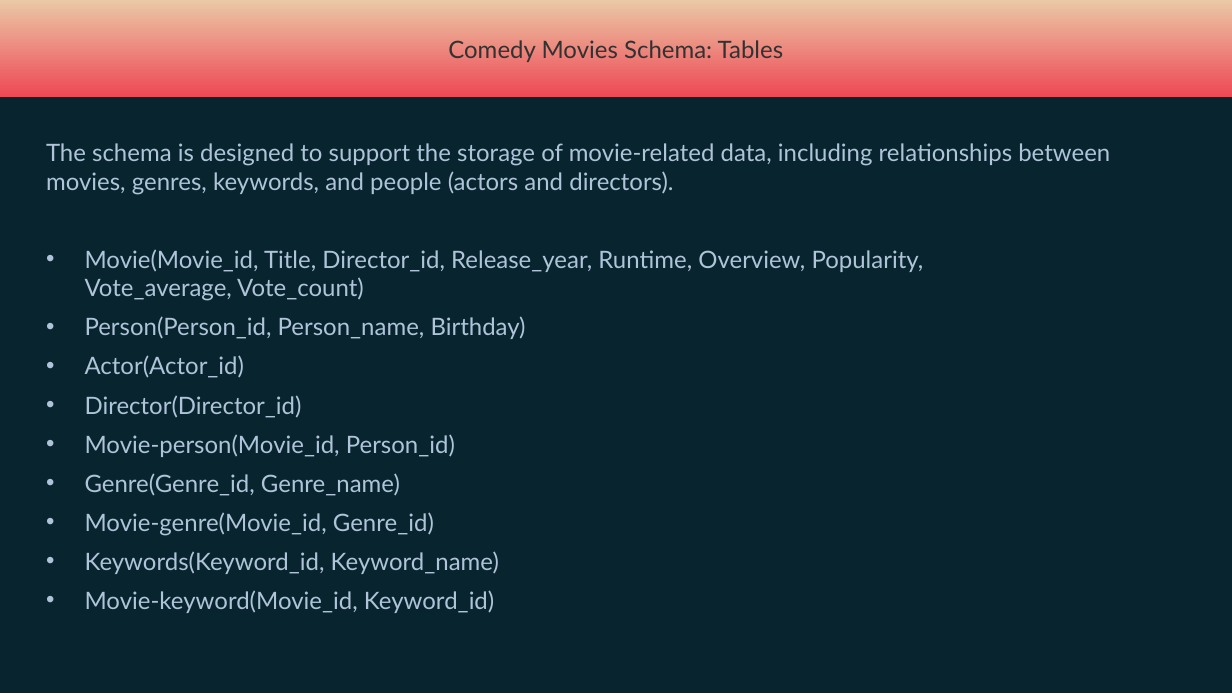
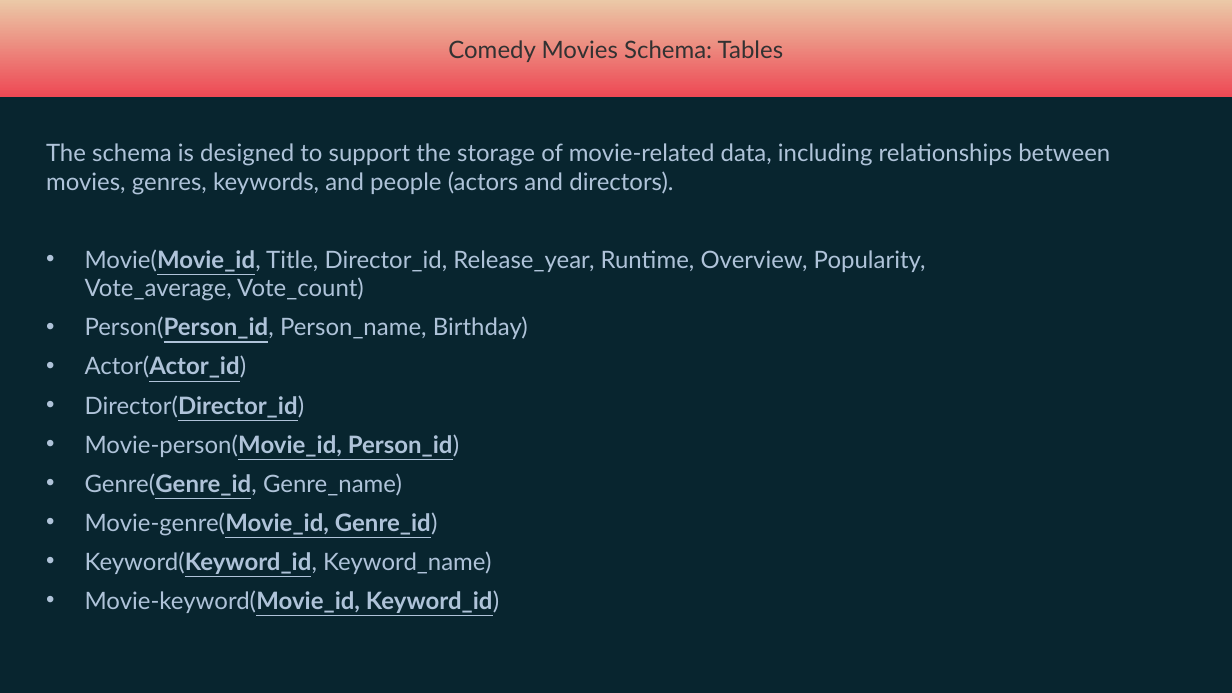
Before and after one commit to MichalBKM/DBMS_Project, a slide deck: slide 3 of do not ZIP for moodle/system_docs.pptx. Drawn at 1232x693 pixels with LibreOffice and Linux fonts; fonts in the diff are those of the drawing. Boxes give left, top, right and bottom in pixels: in the first picture for what was removed or moved away, otherwise in the second. Text is boxed around its words. In the diff, an @@ line names an element or a change of style, - is before the commit and + after.

```diff
--- a/do not ZIP for moodle/system_docs.pptx
+++ b/do not ZIP for moodle/system_docs.pptx
@@ text at (85, 250, 926, 613): bold on, underline on in "Movie(Movie_id,", "Person(Person_id,", "Actor(Actor_id)", "Director(Director_id)" and 4 more places @@
@@ text at (85, 551, 491, 574): text changed @@
-• Keywords(Keyword_id, Keyword_name)
+• Keyword(Keyword_id, Keyword_name)
```
Also in this commit, not shown: 8 other slides changed, 16 other files.
